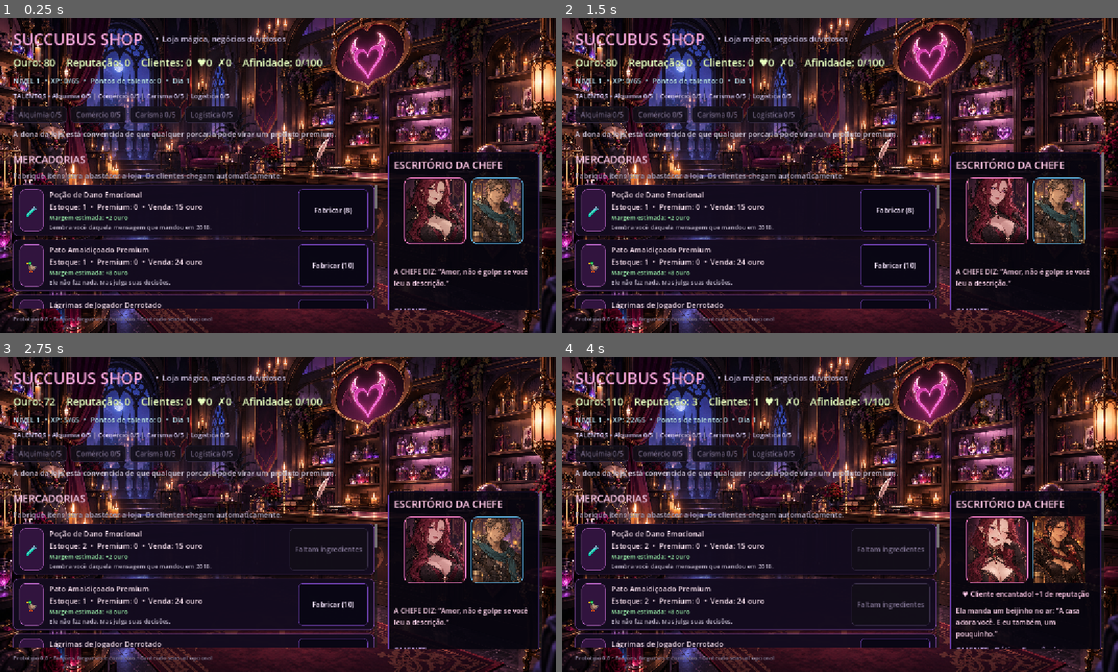
Above: before the commit, frames 1-4 (two rows, left to right).
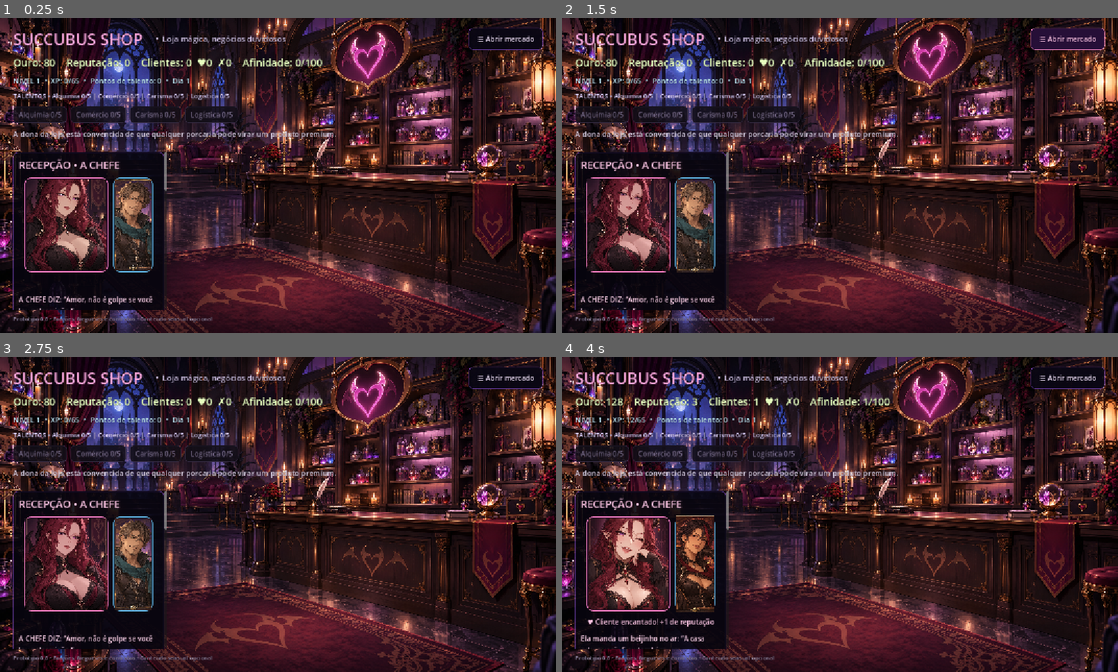
Above: after the commit, the same moments.

Repository: GMGuimaraes/succubus-shop
Game: Godot game, scene res://main.tscn
Same seed, same stepped clock (60 frames per second), same inputs: the game is played once before the commit and once after it.
Inputs (mouse positions are in pixels of both pictures, inside the frame that each line leads up to):
- Up to frame 1 (0.25 s): no input
- Up to frame 2 (1.5 s): click (1067, 40) at 0.5 s, where only the run after the commit has a clickable "☰ Abrir mercado"; click (1067, 40) at 1.25 s, where only the run after the commit has a clickable "☰ Ocultar mercado"
- Up to frame 3 (2.75 s): click (333, 549) at 2 s, where only the run before the commit has a clickable "Fabricar (8)"
- Up to frame 4 (4 s): click (895, 605) at 2.75 s, where only the run before the commit has a clickable "Fabricar (10)"; click (895, 659) at 3.5 s, where only the run before the commit has a clickable "Fabricar (12)"

The runs differ from the first frame. In frame 1, 30% of the frame differs, in the area x 2-98%, y 3-93%; in frame 2, 30%; in frame 3, 29%; in frame 4, 29%.

Commit message:
feat: focus reception and collapse market panel
Co-authored-by: Manus <dev-agent@manus.ai>

Diff:
--- a/main.gd
+++ b/main.gd
@@ -92,6 +92,9 @@
 var feedback_audio_player: AudioStreamPlayer
 var toast_label: Label
 var toast_tween: Tween
+var market_panel: VBoxContainer
+var market_toggle_button: Button
+var sensual_tween: Tween
 var customer_portrait_paths: Array[String] = ["res://assets/customer_adventurer.png", "res://assets/customer_mage.png", "res://assets/customer_goth.png"]
 var seller_portrait_paths: Dictionary = {"happy": "res://assets/seller_happy.png", "neutral": "res://assets/seller_neutral.png", "surprised": "res://assets/seller_surprised.png"}
 
@@ -178,7 +181,14 @@
 	subtitle.add_theme_font_size_override("font_size", 17)
 	subtitle.add_theme_color_override("font_color", Color(0.80, 0.75, 0.88))
 	subtitle.size_flags_vertical = Control.SIZE_SHRINK_CENTER
+	subtitle.size_flags_horizontal = Control.SIZE_EXPAND_FILL
 	header.add_child(subtitle)
+
+	market_toggle_button = Button.new()
+	market_toggle_button.text = "☰ Abrir mercado"
+	market_toggle_button.custom_minimum_size = Vector2(160, 42)
+	market_toggle_button.pressed.connect(_toggle_market_panel)
+	header.add_child(market_toggle_button)
 
 	var stats := HBoxContainer.new()
 	stats.add_theme_constant_override("separation", 24)
@@ -236,9 +246,11 @@
 	root.add_child(body)
 
 	var left := VBoxContainer.new()
+	market_panel = left
 	left.size_flags_horizontal = Control.SIZE_EXPAND_FILL
 	left.size_flags_stretch_ratio = 1.6
 	left.add_theme_constant_override("separation", 8)
+	left.visible = false
 	body.add_child(left)
 
 	var product_title := Label.new()
@@ -417,7 +429,7 @@
 	right_panel.add_child(right)
 
 	var shop_title := Label.new()
-	shop_title.text = "ESCRITÓRIO DA CHEFE"
+	shop_title.text = "RECEPÇÃO • A CHEFE"
 	shop_title.add_theme_font_size_override("font_size", 22)
 	shop_title.add_theme_color_override("font_color", Color(1.0, 0.78, 0.9))
 	right.add_child(shop_title)
@@ -440,7 +452,7 @@
 	seller_frame.add_theme_stylebox_override("panel", seller_frame_style)
 	portrait_row.add_child(seller_frame)
 	seller_portrait = TextureRect.new()
-	seller_portrait.custom_minimum_size = Vector2(126, 136)
+	seller_portrait.custom_minimum_size = Vector2(174, 196)
 	seller_portrait.expand_mode = TextureRect.EXPAND_IGNORE_SIZE
 	seller_portrait.stretch_mode = TextureRect.STRETCH_KEEP_ASPECT_COVERED
 	seller_portrait.texture = load(seller_portrait_paths["neutral"])
@@ -459,7 +471,7 @@
 	customer_frame.add_theme_stylebox_override("panel", customer_frame_style)
 	portrait_row.add_child(customer_frame)
 	customer_portrait = TextureRect.new()
-	customer_portrait.custom_minimum_size = Vector2(106, 116)
+	customer_portrait.custom_minimum_size = Vector2(78, 92)
 	customer_portrait.expand_mode = TextureRect.EXPAND_IGNORE_SIZE
 	customer_portrait.stretch_mode = TextureRect.STRETCH_KEEP_ASPECT_COVERED
 	customer_portrait.texture = load(customer_portrait_paths[0])
@@ -600,6 +612,28 @@
 	label.add_theme_font_size_override("font_size", 22)
 	label.add_theme_color_override("font_color", Color(0.91, 1.0, 0.75))
 	return label
+
+func _toggle_market_panel() -> void:
+	if not is_instance_valid(market_panel):
+		return
+	market_panel.visible = not market_panel.visible
+	if is_instance_valid(market_toggle_button):
+		market_toggle_button.text = "☰ Ocultar mercado" if market_panel.visible else "☰ Abrir mercado"
+	_play_feedback_tone(520.0 if market_panel.visible else 360.0, 0.08, 0.1)
+	_show_feedback("Mercado expandido." if market_panel.visible else "Recepção em foco.", Color(0.78, 0.95, 1.0))
+
+func _play_sensual_reception_moment() -> void:
+	if not adult_content_enabled or not is_instance_valid(seller_portrait):
+		return
+	if sensual_tween != null and sensual_tween.is_valid():
+		sensual_tween.kill()
+	seller_portrait.pivot_offset = seller_portrait.size / 2.0
+	sensual_tween = create_tween()
+	sensual_tween.tween_property(seller_portrait, "scale", Vector2(1.07, 1.07), 0.32).set_trans(Tween.TRANS_SINE).set_ease(Tween.EASE_OUT)
+	sensual_tween.tween_property(seller_portrait, "modulate", Color(1.0, 0.82, 0.95, 1.0), 0.32)
+	sensual_tween.tween_interval(1.6)
+	sensual_tween.tween_property(seller_portrait, "scale", Vector2.ONE, 0.42).set_trans(Tween.TRANS_SINE).set_ease(Tween.EASE_IN)
+	sensual_tween.tween_property(seller_portrait, "modulate", Color.WHITE, 0.42)
 
 func _setup_feedback_audio() -> void:
 	feedback_audio_player = AudioStreamPlayer.new()
@@ -928,6 +962,7 @@
 
 		if adult_content_enabled and affection >= 10 and affection % 10 == 0:
 			last_event = "A súcubo se aproxima com um sorriso cúmplice: “Você está conquistando minha confiança… e isso pode render recompensas bem interessantes.”"
+			_play_sensual_reception_moment()
 		elif affection > 0 and affection % 5 == 0:
 			last_event = "A chefe pisca para você: “Olha só, estamos nos entendendo melhor, querido.”"
 
@@ -1445,11 +1480,12 @@
 	else:
 		private_moments_unlocked += 1
 		var moments: Array[String] = [
-			"A súcubo inclina a cabeça, dá uma piscadela e puxa você para mais perto: “Esse é nosso segredinho, combinado?”",
-			"Ela gira uma moeda entre os dedos e sorri de lado: “Talvez eu revele mais de mim quando nossa parceria ficar ainda mais lucrativa.”",
-			"A chefe faz uma pose provocante e ri baixinho: “Você desbloqueou meu lado favorito: o que não aparece para qualquer cliente.”"
-		]
+				"A súcubo inclina a cabeça, dá uma piscadela e puxa você para mais perto: “Esse é nosso segredinho, combinado?”",
+				"Ela gira uma moeda entre os dedos e sorri de lado: “Talvez eu revele mais de mim quando nossa parceria ficar ainda mais lucrativa.”",
+				"A chefe faz uma pose provocante e ri baixinho: “Você desbloqueou meu lado favorito: o que não aparece para qualquer cliente.”"
+			]
 		last_event = moments[(private_moments_unlocked - 1) % moments.size()]
+		_play_sensual_reception_moment()
 	_save_game()
 	_refresh_ui()
 
Not shown, removed: addons/gamedev_ai/dock/dock.gd
Not shown, removed: addons/gamedev_ai/dock/dock_settings.gd
Not shown, removed: addons/gamedev_ai/gamedev_ai.gd
Not shown, removed: addons/gamedev_ai/git_manager.gd
Not shown, added: assets/customer_adventurer.png.import
Not shown, added: assets/customer_goth.png.import
Not shown, added: assets/customer_mage.png.import
Not shown, added: assets/seller_happy.png.import
Not shown, added: assets/seller_neutral.png.import
Not shown, added: assets/seller_surprised.png.import
Not shown, added: assets/shop_scene.png.import
